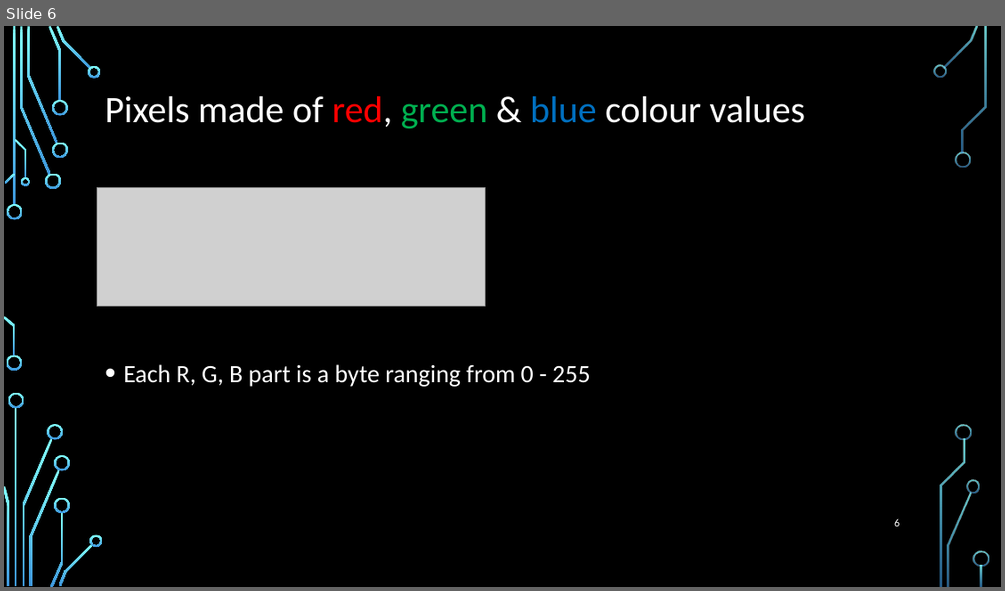
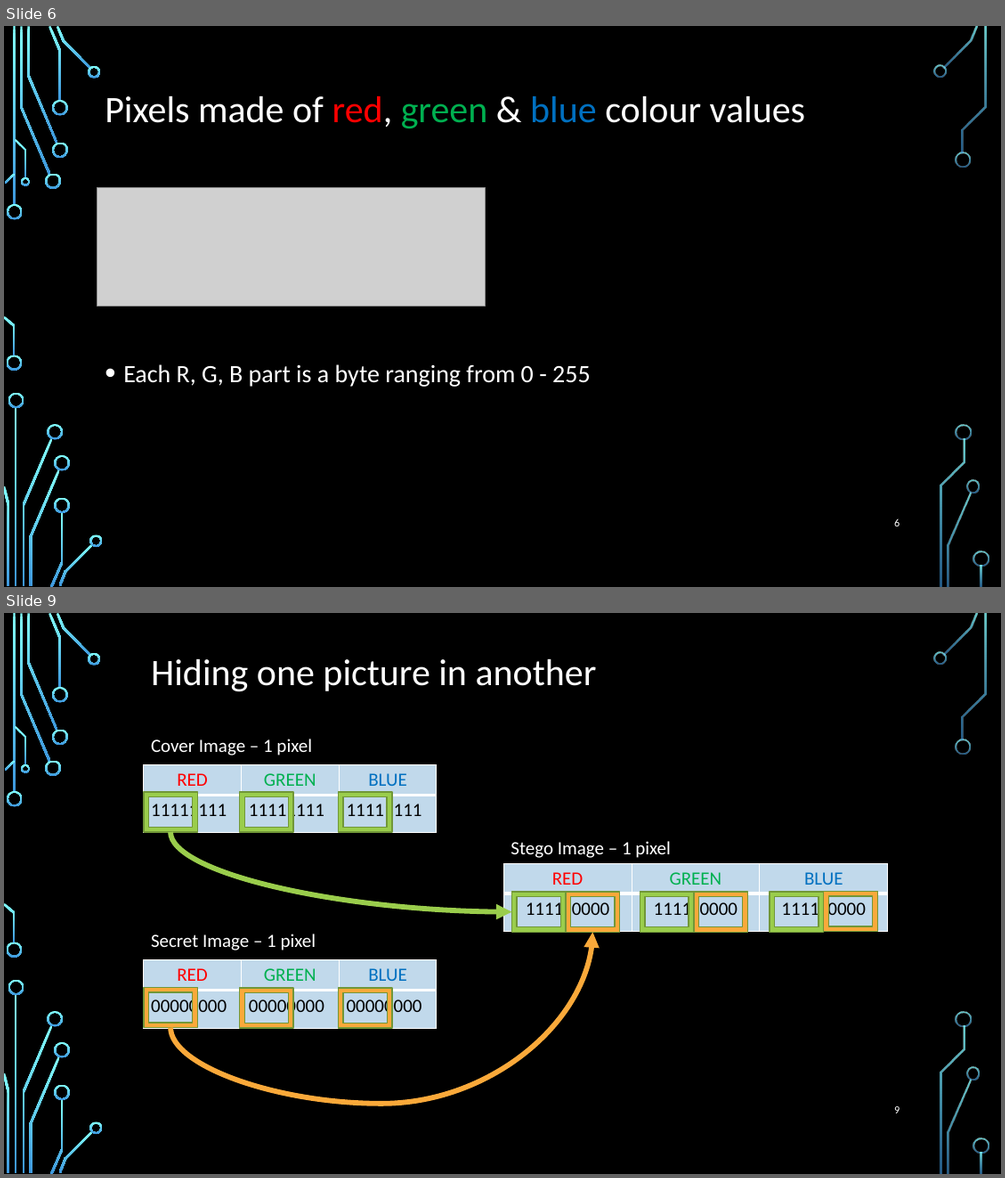
Before and after one commit to torrens/kainosSteg, a slide deck: kainosSteg.pptx. Shown one above the other, each under a label of ours: slide 6 before the commit, slides 6 and 9 after it; the slides between them are not shown. The pictures are 1005x591 and 1005x1178 pixels, drawn with LibreOffice and Linux fonts; fonts in the diff are those of the drawing; grey boxes stand for pictures; background and template pictures are left out. Boxes give left, top, right and bottom in pixels: in the first picture for what was removed or moved away, otherwise in the second. Text is boxed around its words. In the diff, an @@ line names an element or a change of style, - is before the commit and + after.

```diff
--- a/kainosSteg.pptx
+++ b/kainosSteg.pptx
@@ slide 9 added at box(4, 613, 1001, 1174), background picture (left out); not listed: 36 template elements that a slide beside it also shows @@
@@ title added at box(151, 659, 597, 692), 36 pt, text #FFFFFF @@
+Hiding one picture in another
@@ text added at box(151, 738, 312, 755), 18 pt, text #FFFFFF @@
+Cover Image – 1 pixel
@@ table added at box(144, 765, 437, 832), 2 rows, 3 columns @@
+RED | GREEN | BLUE
+11111111 | 11111111 | 11111111
@@ frame added at box(144, 792, 198, 832), fill #9ACD4C, outline #729838 1.25 pt @@
@@ frame added at box(240, 792, 293, 832), fill #9ACD4C, outline #729838 1.25 pt @@
@@ frame added at box(339, 792, 392, 832), fill #9ACD4C, outline #729838 1.25 pt @@
@@ curved arrow added from (170, 832) to (512, 912), #9ACD4C 5 pt @@
@@ text added at box(510, 841, 671, 858), 18 pt, text #FFFFFF @@
+Stego Image – 1 pixel
@@ table added at box(503, 863, 887, 931), 2 rows, 3 columns @@
+RED | GREEN | BLUE
+1111 0000 | 1111 0000 | 1111 0000
@@ frame added at box(512, 892, 566, 933), fill #9ACD4C, outline #729838 1.25 pt @@
@@ frame added at box(566, 892, 619, 933), fill #FAA93A, outline #729838 1.25 pt @@
@@ frame added at box(639, 892, 694, 933), fill #9ACD4C, outline #729838 1.25 pt @@
@@ frame added at box(694, 892, 747, 933), fill #FAA93A, outline #729838 1.25 pt @@
@@ frame added at box(769, 892, 824, 933), fill #9ACD4C, outline #729838 1.25 pt @@
@@ frame added at box(824, 892, 877, 932), fill #FAA93A, outline #729838 1.25 pt @@
@@ curved arrow added from (170, 1027) to (592, 933), #FAA93A 5 pt @@
@@ text added at box(151, 933, 316, 950), 18 pt, text #FFFFFF @@
+Secret Image – 1 pixel
@@ table added at box(144, 960, 437, 1027), 2 rows, 3 columns @@
+RED | GREEN | BLUE
+00000000 | 00000000 | 00000000
@@ frame added at box(144, 988, 198, 1028), fill #FAA93A, outline #729838 1.25 pt @@
@@ frame added at box(240, 988, 293, 1028), fill #FAA93A, outline #729838 1.25 pt @@
@@ frame added at box(339, 988, 392, 1028), fill #FAA93A, outline #729838 1.25 pt @@
@@ page number added at box(894, 1106, 899, 1113), 10.5 pt, text #FFFFFF @@
+9
```
Also in this commit, not shown: 6 slides changed, 3 other slides added, 13 other files.
